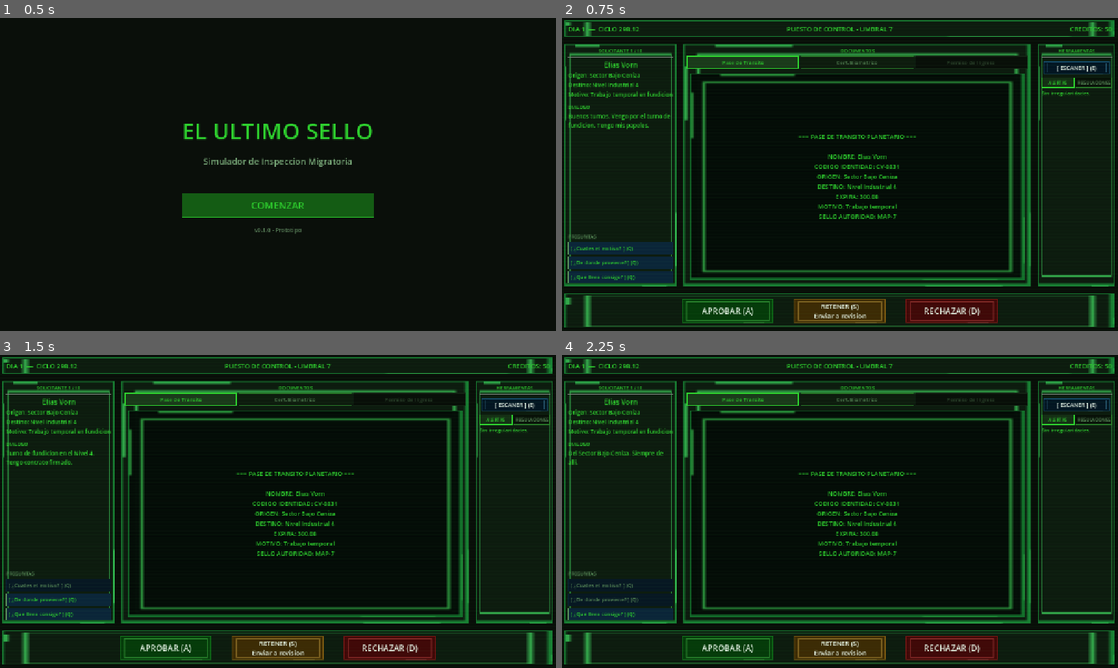
Above: before the commit, frames 1-4 (two rows, left to right).
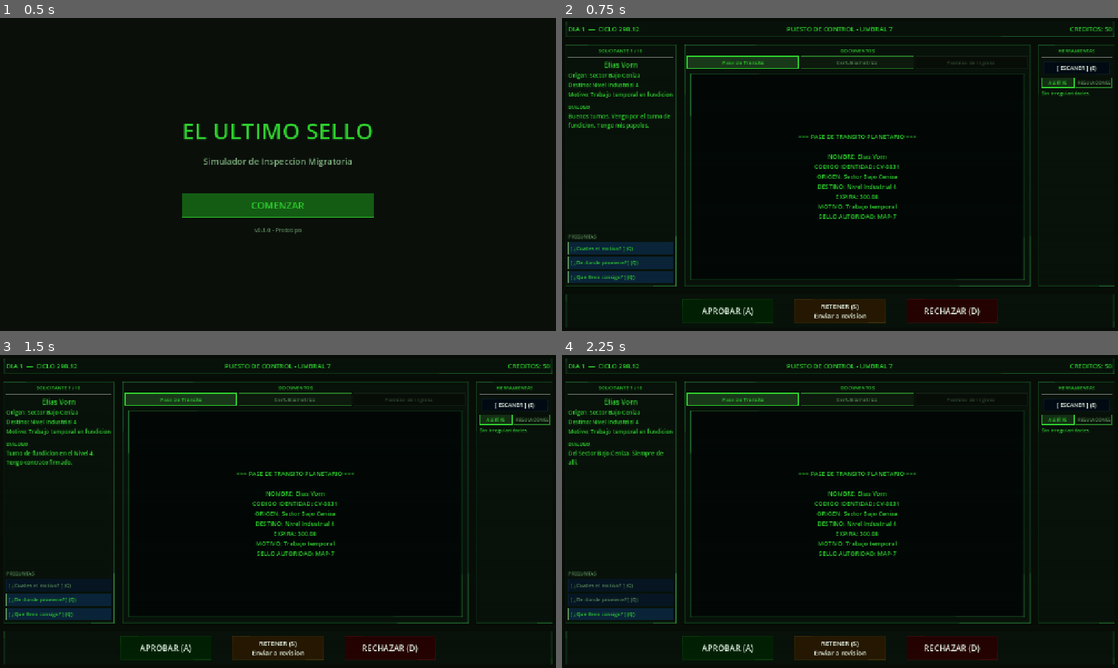
Above: after the commit, the same moments.

Repository: ingenriqueparra-hub/el-ultimo-sello
Game: Godot game, scene res://scenes/main/Main.tscn
The game is run twice, just before and just after one commit, with the same random seed, the same clock (stepped at 60 frames per second) and the same inputs.
Inputs:
- Up to frame 1 (0.5 s): no input
- Up to frame 2 (0.75 s): click "COMENZAR" at 0.5 s
- Up to frame 3 (1.5 s): click "[ ¿Cual es el motivo? ] (Q)" at 1.25 s
- Up to frame 4 (2.25 s): click "[ ¿De donde proviene? ] (Q)" at 2 s

Frame 1 is identical in both runs. In frame 2, 14% of the frame differs, in the area x 0-100%, y 0-99%; in frame 3, 14%; in frame 4, 14%.

Commit message:
Tone down terminal visual assets

Diff:
--- a/game/scripts/ui/ControlDesk.gd
+++ b/game/scripts/ui/ControlDesk.gd
@@ -199,7 +199,7 @@
 
 func _install_visual_layers() -> void:
 	_add_full_rect_texture(ASSET_TERMINAL_BG, -10, 1.0, "TerminalBackground")
-	_add_full_rect_texture(ASSET_SCANLINES, 90, 0.22, "ScanlineOverlay")
+	_add_full_rect_texture(ASSET_SCANLINES, 90, 0.10, "ScanlineOverlay")
 
 func _add_full_rect_texture(path: String, z: int, alpha: float, node_name: String) -> void:
 	if get_node_or_null(node_name) != null:
@@ -233,7 +233,7 @@
 func _make_button_style(path: String, color: Color) -> StyleBox:
 	var textured := _make_texture_style(path, 10, 8)
 	if textured != null:
-		textured.modulate_color = color.lightened(0.35)
+		textured.modulate_color = color.lightened(0.08)
 		return textured
 	var flat := StyleBoxFlat.new()
 	flat.bg_color = color
--- a/game/scripts/ui/DayReport.gd
+++ b/game/scripts/ui/DayReport.gd
@@ -183,7 +183,7 @@
 
 func _install_visual_layers() -> void:
 	_add_full_rect_texture(ASSET_TERMINAL_BG, -10, 1.0, "TerminalBackground")
-	_add_full_rect_texture(ASSET_SCANLINES, 90, 0.22, "ScanlineOverlay")
+	_add_full_rect_texture(ASSET_SCANLINES, 90, 0.10, "ScanlineOverlay")
 
 func _add_full_rect_texture(path: String, z: int, alpha: float, node_name: String) -> void:
 	if get_node_or_null(node_name) != null:
@@ -217,7 +217,7 @@
 func _make_button_style(path: String, color: Color) -> StyleBox:
 	var textured := _make_texture_style(path, 10, 8)
 	if textured != null:
-		textured.modulate_color = color.lightened(0.35)
+		textured.modulate_color = color.lightened(0.08)
 		return textured
 	var flat := StyleBoxFlat.new()
 	flat.bg_color = color
Binary file changed: game/assets/ui/buttons/button_approve_9patch.png
Binary file changed: game/assets/ui/buttons/button_hold_9patch.png
Binary file changed: game/assets/ui/buttons/button_reject_9patch.png
Binary file changed: game/assets/ui/buttons/button_tool_9patch.png
Binary file changed: game/assets/ui/overlays/scanline_overlay.png
Binary file changed: game/assets/ui/panels/document_view_9patch.png
Binary file changed: game/assets/ui/panels/panel_frame_9patch.png
Binary file changed: game/assets/ui/panels/scanner_frame_9patch.png
Binary file changed: game/assets/ui/terminal/terminal_background.png
Not shown, changed: VISUAL_ASSET_PLAN.md
